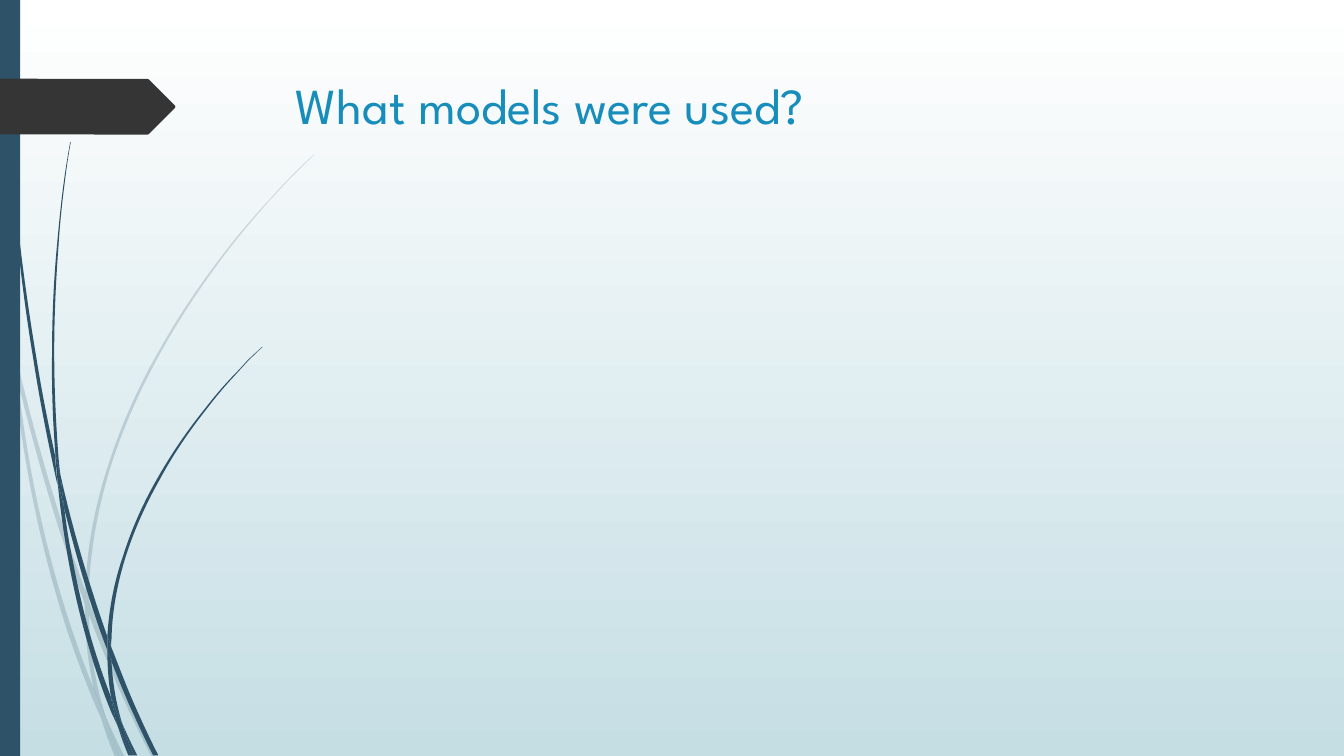
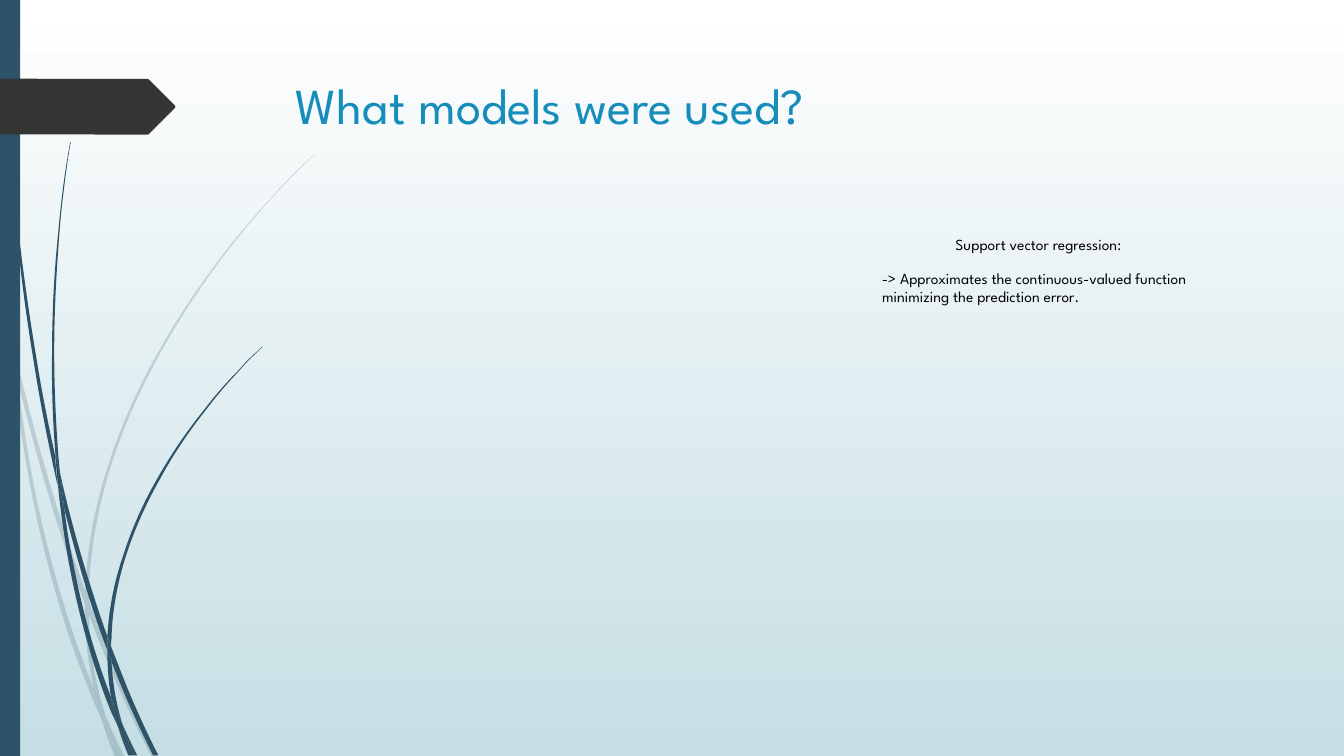
Before and after one commit to MadBerry42/Zwift, a slide deck: slide 3 of Models for handcycle Power output.pptx. Drawn at 1344x756 pixels with LibreOffice and Linux fonts; fonts in the diff are those of the drawing; grey boxes stand for pictures. Boxes give left, top, right and bottom in pixels: in the first picture for what was removed or moved away, otherwise in the second. Text is boxed around its words. In the diff, an @@ line names an element or a change of style, - is before the commit and + after.

```diff
--- a/Models for handcycle Power output.pptx
+++ b/Models for handcycle Power output.pptx
@@ text added at <box>955,239,1121,254</box>, 11 pt, text #000000 @@
+Support vector regression:
@@ text added at <box>882,273,1186,306</box>, 11 pt, text #000000 @@
+-> Approximates the continuous-valued function minimizing the prediction error.
```
Also in this commit, not shown: 12 slides added, 9 slides removed.
